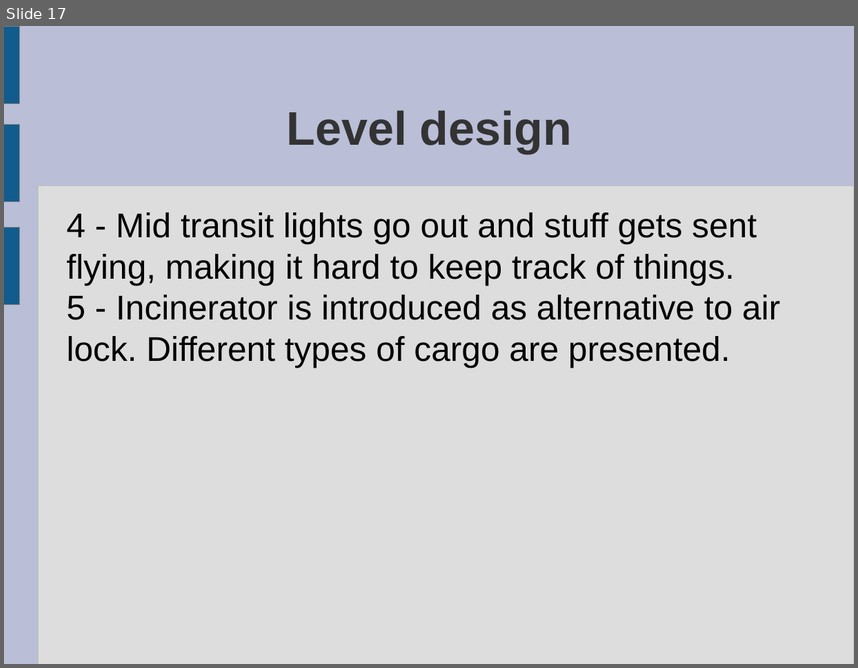
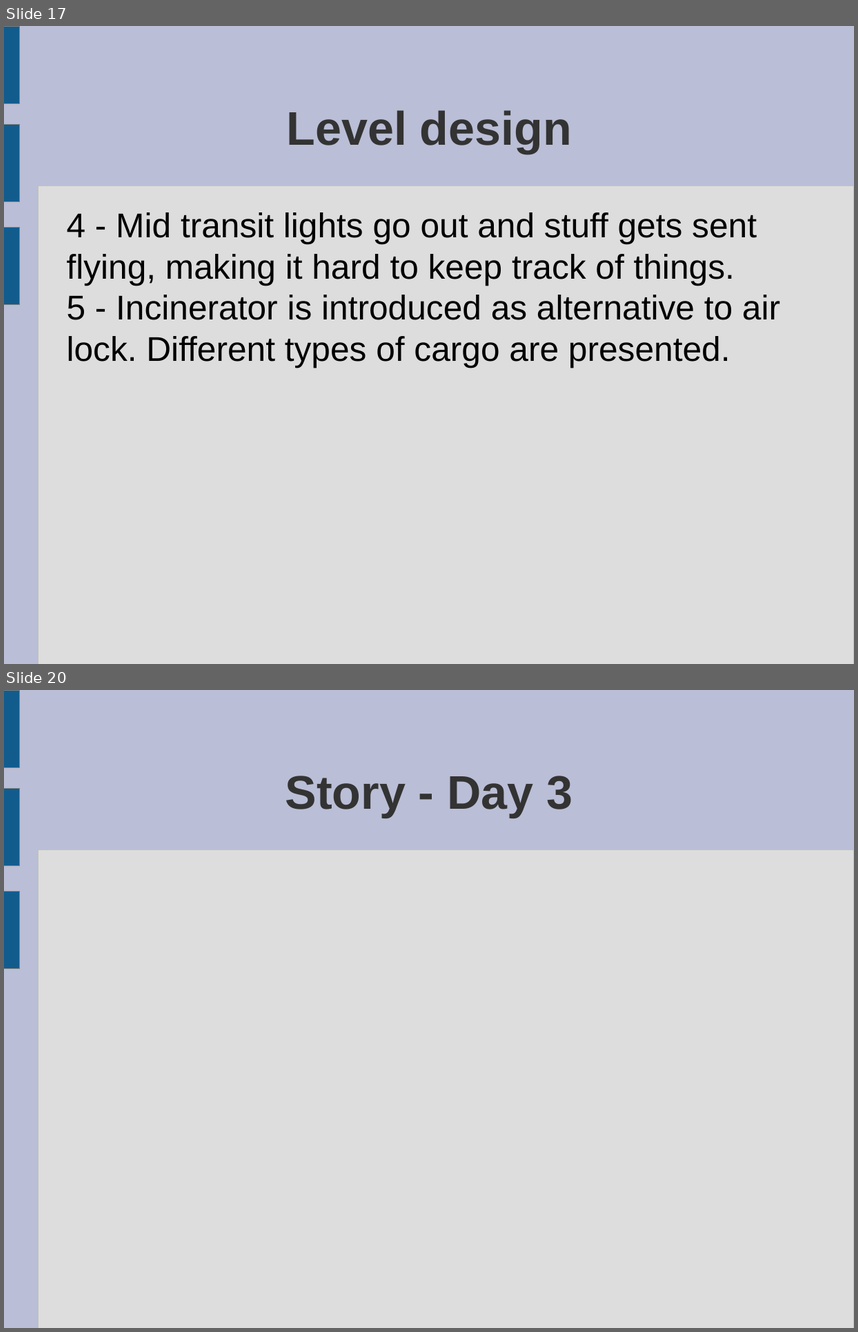
Before and after one commit to ktosox/GWJ67, a slide deck: da_plan.odp. Shown one above the other, each under a label of ours: slide 17 before the commit, slides 17 and 20 after it; the slides between them are not shown. The pictures are 858x668 and 858x1332 pixels, drawn with LibreOffice and Linux fonts; fonts in the diff are those of the drawing. Boxes give left, top, right and bottom in pixels: in the first picture for what was removed or moved away, otherwise in the second. Text is boxed around its words. In the diff, an @@ line names an element or a change of style, - is before the commit and + after.

```diff
--- a/da_plan.odp
+++ b/da_plan.odp
@@ slide 20 added at (4, 690, 854, 1328), background #BABED6; not listed: 4 template elements that a slide beside it also shows @@
@@ title added at (286, 776, 573, 818), 44 pt, text #333333, bold @@
+Story - Day 3
```
Also in this commit, not shown: 1 slide changed, 1 other slide added, 26 other files.
